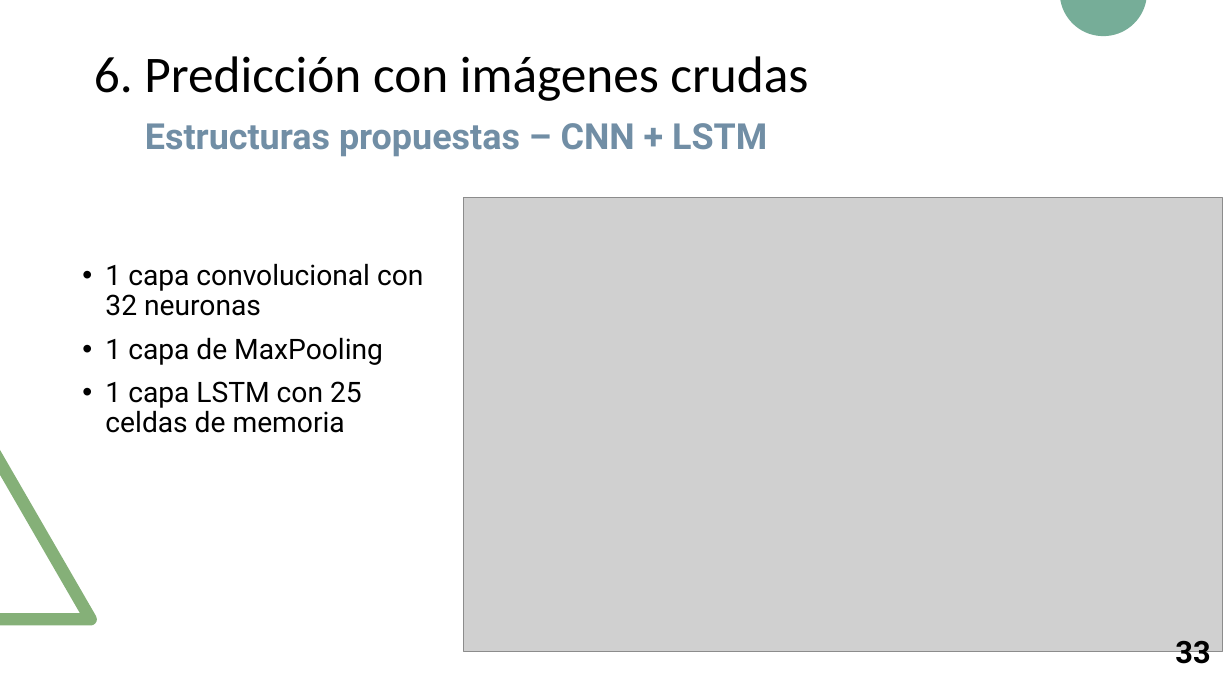
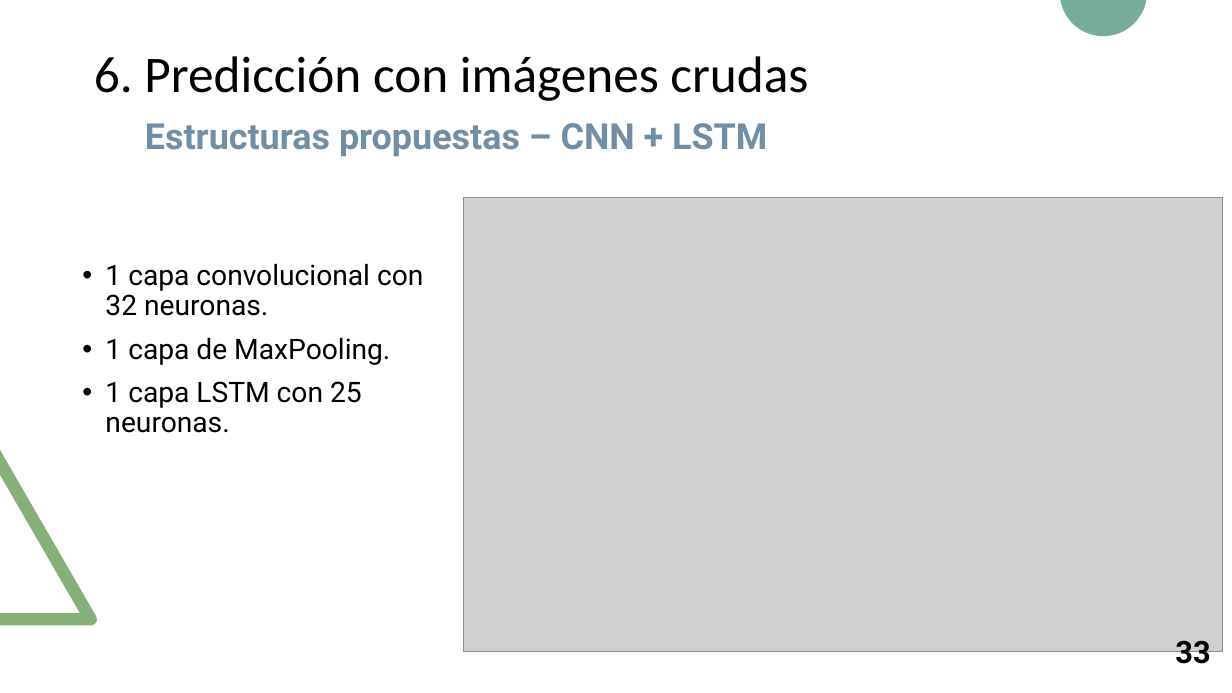
Before and after one commit to RoboticsLabURJC/2017-tfm-nuria-oyaga, a slide deck: slide 34 of Documentation/Presentacion-TFM/Presentacion-TFM.pptx. Drawn at 1232x693 pixels with LibreOffice and Linux fonts; fonts in the diff are those of the drawing; grey boxes stand for pictures. Boxes give left, top, right and bottom in pixels: in the first picture for what was removed or moved away, otherwise in the second. Text is boxed around its words. In the diff, an @@ line names an element or a change of style, - is before the commit and + after.

```diff
--- a/Documentation/Presentacion-TFM/Presentacion-TFM.pptx
+++ b/Documentation/Presentacion-TFM/Presentacion-TFM.pptx
@@ text at [105,263,423,433]: text changed @@
-• 1 capa convolucional con 32 neuronas
-• 1 capa de MaxPooling
-• 1 capa LSTM con 25 celdas de memoria
+• 1 capa convolucional con 32 neuronas.
+• 1 capa de MaxPooling.
+• 1 capa LSTM con 25 neuronas.
```
Also in this commit, not shown: 20 other slides changed, 1 other file.
